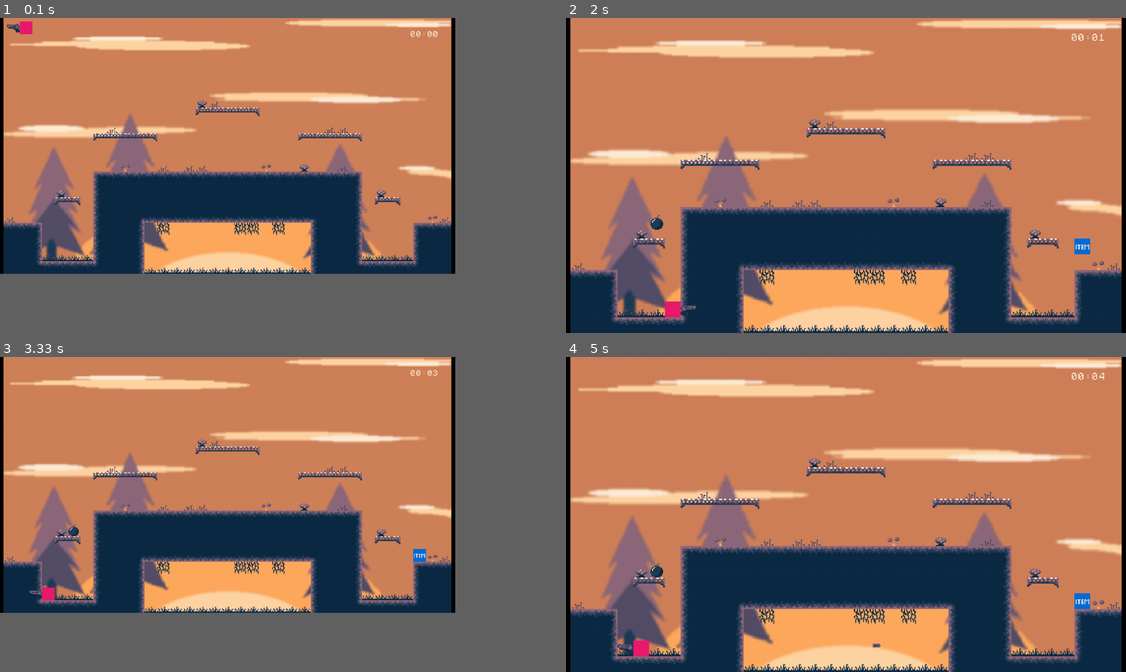
Above: before the commit, frames 1-4 (two rows, left to right).
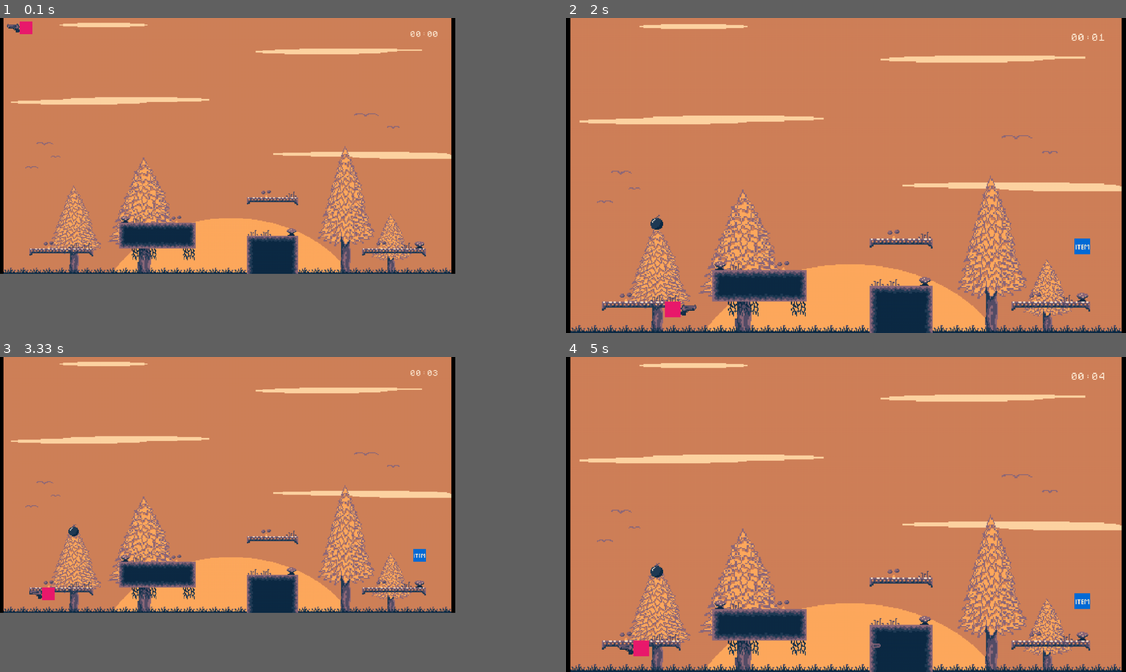
Above: after the commit, the same moments.

Repository: jesperkha/pygame-game
Game: pygame game, started from index.py
The game is run twice, just before and just after one commit, with the same random seed, the same clock (stepped at 60 frames per second) and the same inputs.
Inputs:
- Up to frame 1 (0.1 s): no input
- Up to frame 2 (2 s): tap K at 0.33, 0.82 s; hold Right 0.67-1.13 s; tap F at 0.73, 1.03, 1.23, 1.57, 1.87 s; hold Up 1.17-1.47 s; hold Right 1.5-1.97 s
- Up to frame 3 (3.33 s): hold Left 2-2.53 s; tap F at 2.07, 2.37, 2.63, 2.97, 3.27 s; tap K at 2.15 s; hold Down 2.57-2.87 s; hold Left 2.9-3.3 s
- Up to frame 4 (5 s): hold Up 3.33-3.7 s; tap F at 3.4, 3.8, 4.1, 4.47, 4.87 s; tap K at 3.48, 4.95 s; hold Right 3.73-4.37 s; hold Down 4.4-4.77 s; hold Left from 4.8 s (still down)

The runs differ from the first frame. In frame 1, 27% of the frame differs, in the area x 0-81%, y 0-82%; in frame 2, 40%; in frame 3, 27%; in frame 4, 40%, in the area x 0-100%, y 0-100%.

Commit message:
22.03.21

Diff:
--- a/levels/level2.json
+++ b/levels/level2.json
@@ -1,7 +1,7 @@
 {
 	"level": 2,
-	"background": "./src/background/bg3.png",
-	"tilemap": "./levels/tilemaps/level-2T.json",
+	"background": "./src/background/bg4.png",
+	"tilemap": "./levels/tilemaps/level-3T.json",
 	"collision_map": "./levels/tilemaps/level-2C.json",
 	"music": "",
 	"screen_loop": true
--- /dev/null
+++ b/levels/tilemaps/level-3T.json
@@ -0,0 +1,88 @@
+[
+	[26, "./src/tiles/deco-5.png", 0.0, 304.0],
+	[26, "./src/tiles/deco-5.png", 16.0, 304.0],
+	[21, "./src/tiles/platform-left.png", 32.0, 288.0],
+	[26, "./src/tiles/deco-5.png", 32.0, 304.0],
+	[22, "./src/tiles/deco-1.png", 48.0, 272.0],
+	[19, "./src/tiles/platform-middle.png", 48.0, 288.0],
+	[26, "./src/tiles/deco-5.png", 48.0, 304.0],
+	[19, "./src/tiles/platform-middle.png", 64.0, 288.0],
+	[26, "./src/tiles/deco-5.png", 64.0, 304.0],
+	[23, "./src/tiles/deco-2.png", 80.0, 272.0],
+	[19, "./src/tiles/platform-middle.png", 80.0, 288.0],
+	[26, "./src/tiles/deco-5.png", 80.0, 304.0],
+	[23, "./src/tiles/deco-2.png", 96.0, 272.0],
+	[20, "./src/tiles/platform-right.png", 96.0, 288.0],
+	[26, "./src/tiles/deco-5.png", 96.0, 304.0],
+	[26, "./src/tiles/deco-5.png", 112.0, 304.0],
+	[26, "./src/tiles/deco-5.png", 128.0, 304.0],
+	[24, "./src/tiles/deco-3.png", 144.0, 240.0],
+	[11, "./src/tiles/corner-top-left.png", 144.0, 256.0],
+	[13, "./src/tiles/corner-bottom-left.png", 144.0, 272.0],
+	[26, "./src/tiles/deco-5.png", 144.0, 304.0],
+	[23, "./src/tiles/deco-2.png", 160.0, 240.0],
+	[9, "./src/tiles/top.png", 160.0, 256.0],
+	[7, "./src/tiles/bottom.png", 160.0, 272.0],
+	[25, "./src/tiles/deco-4.png", 160.0, 288.0],
+	[26, "./src/tiles/deco-5.png", 160.0, 304.0],
+	[9, "./src/tiles/top.png", 176.0, 256.0],
+	[7, "./src/tiles/bottom.png", 176.0, 272.0],
+	[25, "./src/tiles/deco-4.png", 176.0, 288.0],
+	[26, "./src/tiles/deco-5.png", 176.0, 304.0],
+	[9, "./src/tiles/top.png", 192.0, 256.0],
+	[7, "./src/tiles/bottom.png", 192.0, 272.0],
+	[26, "./src/tiles/deco-5.png", 192.0, 304.0],
+	[22, "./src/tiles/deco-1.png", 208.0, 240.0],
+	[9, "./src/tiles/top.png", 208.0, 256.0],
+	[7, "./src/tiles/bottom.png", 208.0, 272.0],
+	[26, "./src/tiles/deco-5.png", 208.0, 304.0],
+	[10, "./src/tiles/corner-top-right.png", 224.0, 256.0],
+	[12, "./src/tiles/corner-bottom-right.png", 224.0, 272.0],
+	[25, "./src/tiles/deco-4.png", 224.0, 288.0],
+	[26, "./src/tiles/deco-5.png", 224.0, 304.0],
+	[26, "./src/tiles/deco-5.png", 240.0, 304.0],
+	[26, "./src/tiles/deco-5.png", 256.0, 304.0],
+	[26, "./src/tiles/deco-5.png", 272.0, 304.0],
+	[26, "./src/tiles/deco-5.png", 288.0, 304.0],
+	[21, "./src/tiles/platform-left.png", 304.0, 224.0],
+	[23, "./src/tiles/deco-2.png", 304.0, 256.0],
+	[11, "./src/tiles/corner-top-left.png", 304.0, 272.0],
+	[8, "./src/tiles/left.png", 304.0, 288.0],
+	[8, "./src/tiles/left.png", 304.0, 304.0],
+	[22, "./src/tiles/deco-1.png", 320.0, 208.0],
+	[19, "./src/tiles/platform-middle.png", 320.0, 224.0],
+	[23, "./src/tiles/deco-2.png", 320.0, 256.0],
+	[9, "./src/tiles/top.png", 320.0, 272.0],
+	[18, "./src/tiles/fill.png", 320.0, 288.0],
+	[18, "./src/tiles/fill.png", 320.0, 304.0],
+	[19, "./src/tiles/platform-middle.png", 336.0, 224.0],
+	[9, "./src/tiles/top.png", 336.0, 272.0],
+	[18, "./src/tiles/fill.png", 336.0, 288.0],
+	[18, "./src/tiles/fill.png", 336.0, 304.0],
+	[23, "./src/tiles/deco-2.png", 352.0, 208.0],
+	[20, "./src/tiles/platform-right.png", 352.0, 224.0],
+	[24, "./src/tiles/deco-3.png", 352.0, 256.0],
+	[10, "./src/tiles/corner-top-right.png", 352.0, 272.0],
+	[6, "./src/tiles/right.png", 352.0, 288.0],
+	[6, "./src/tiles/right.png", 352.0, 304.0],
+	[26, "./src/tiles/deco-5.png", 368.0, 304.0],
+	[26, "./src/tiles/deco-5.png", 384.0, 304.0],
+	[26, "./src/tiles/deco-5.png", 400.0, 304.0],
+	[26, "./src/tiles/deco-5.png", 416.0, 304.0],
+	[26, "./src/tiles/deco-5.png", 432.0, 304.0],
+	[21, "./src/tiles/platform-left.png", 448.0, 288.0],
+	[26, "./src/tiles/deco-5.png", 448.0, 304.0],
+	[22, "./src/tiles/deco-1.png", 464.0, 272.0],
+	[19, "./src/tiles/platform-middle.png", 464.0, 288.0],
+	[26, "./src/tiles/deco-5.png", 464.0, 304.0],
+	[19, "./src/tiles/platform-middle.png", 480.0, 288.0],
+	[26, "./src/tiles/deco-5.png", 480.0, 304.0],
+	[23, "./src/tiles/deco-2.png", 496.0, 272.0],
+	[19, "./src/tiles/platform-middle.png", 496.0, 288.0],
+	[26, "./src/tiles/deco-5.png", 496.0, 304.0],
+	[24, "./src/tiles/deco-3.png", 512.0, 272.0],
+	[20, "./src/tiles/platform-right.png", 512.0, 288.0],
+	[26, "./src/tiles/deco-5.png", 512.0, 304.0],
+	[26, "./src/tiles/deco-5.png", 528.0, 304.0],
+	[26, "./src/tiles/deco-5.png", 544.0, 304.0]
+]
--- a/platform.py
+++ b/platform.py
@@ -1,7 +1,7 @@
 # Platform class
 
 from utility.vector import Vector
-from pygame import draw, Rect
+from pygame import draw
 
 
 def update_platforms(win):
Binary file added: src/background/bg4.png
